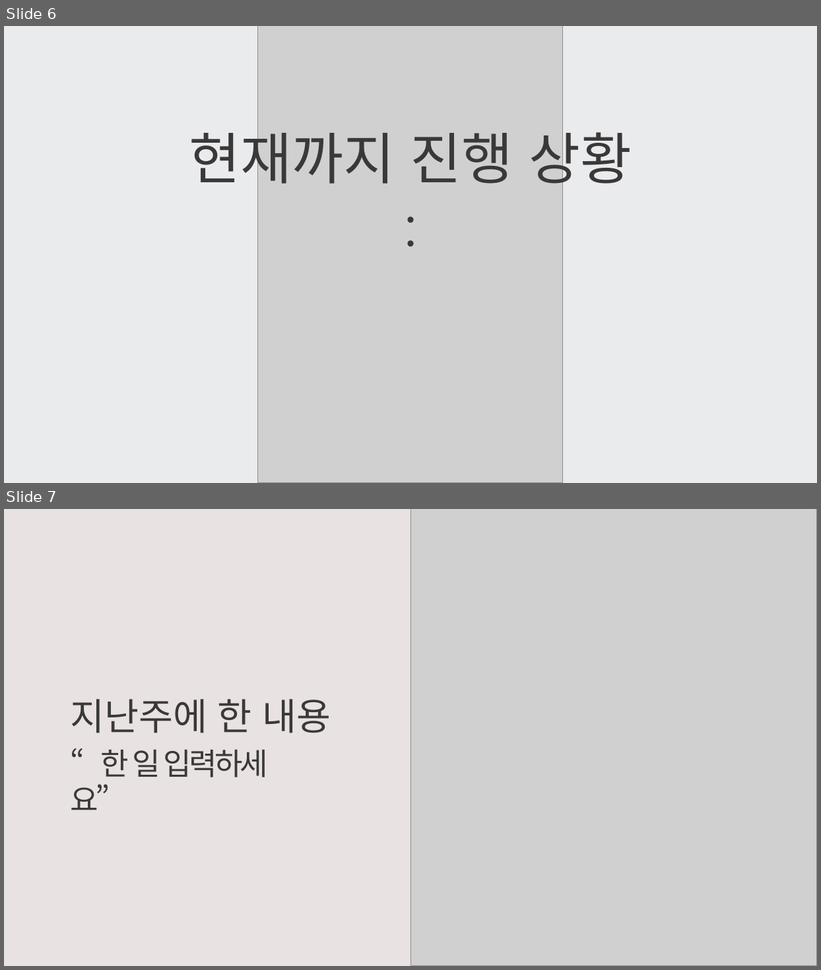
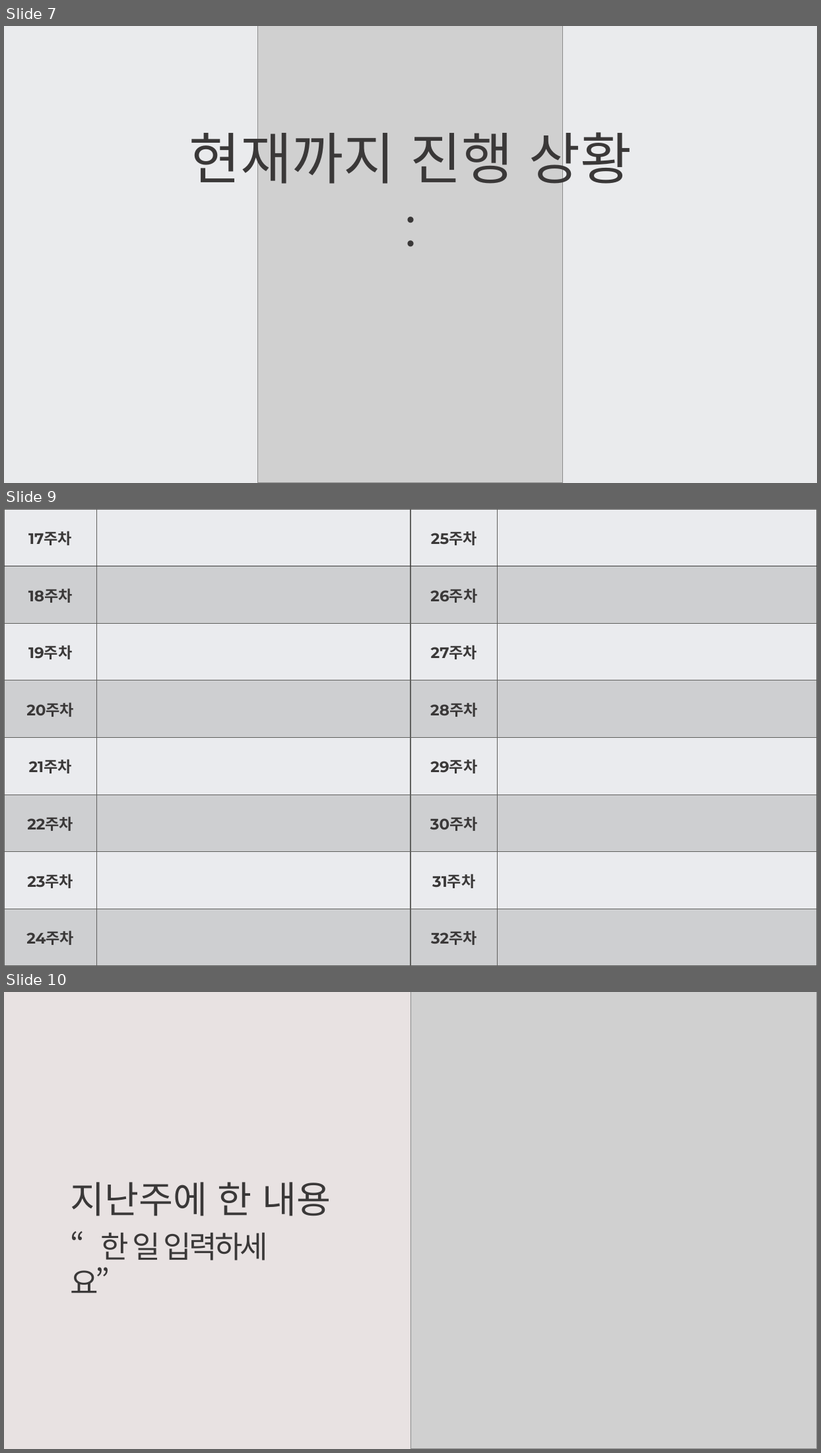
Before and after one commit to weaknessHero/Project_AvatarS, a slide deck: 발표자료/PPT.pptx. Shown one above the other, each under a label of ours: slides 6 and 7 before the commit, slides 7, 9 and 10 after it; the slides between them are not shown. The pictures are 821x970 and 821x1453 pixels, drawn with LibreOffice and Linux fonts; fonts in the diff are those of the drawing; grey boxes stand for pictures. Boxes give left, top, right and bottom in pixels: in the first picture for what was removed or moved away, otherwise in the second. Text is boxed around its words. In the diff, an @@ line names an element or a change of style, - is before the commit and + after.

```diff
--- a/발표자료/PPT.pptx
+++ b/발표자료/PPT.pptx
@@ slide 9 added at (4, 509, 817, 966), background #EAEBEE @@
@@ table added at (4, 509, 817, 966), 8 rows, 4 columns @@
+17주차 |  | 25주차 | 
+18주차 |  | 26주차 | 
+19주차 |  | 27주차 | 
+20주차 |  | 28주차 | 
+21주차 |  | 29주차 | 
+22주차 |  | 30주차 | 
+23주차 |  | 31주차 | 
+24주차 |  | 32주차 | 
@@ what was slide 6 is now slide 7 @@
@@ what was slide 7 is now slide 10 @@
```
Also in this commit, not shown: 2 other slides added, 1 other file.
